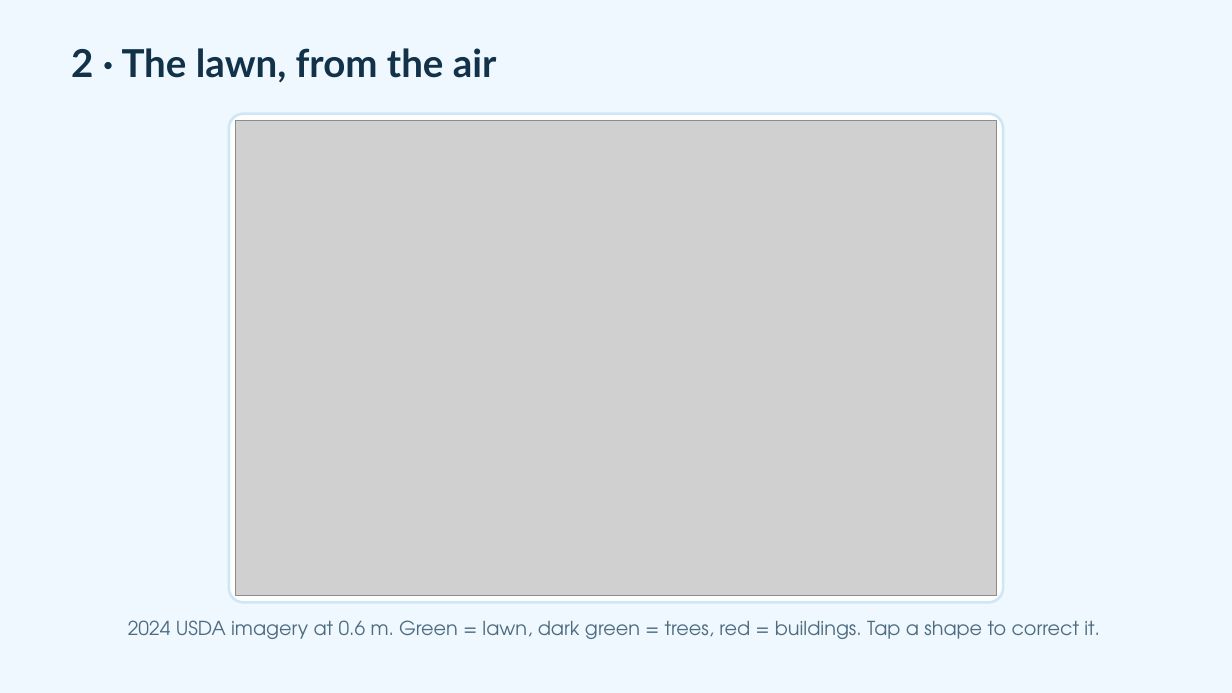
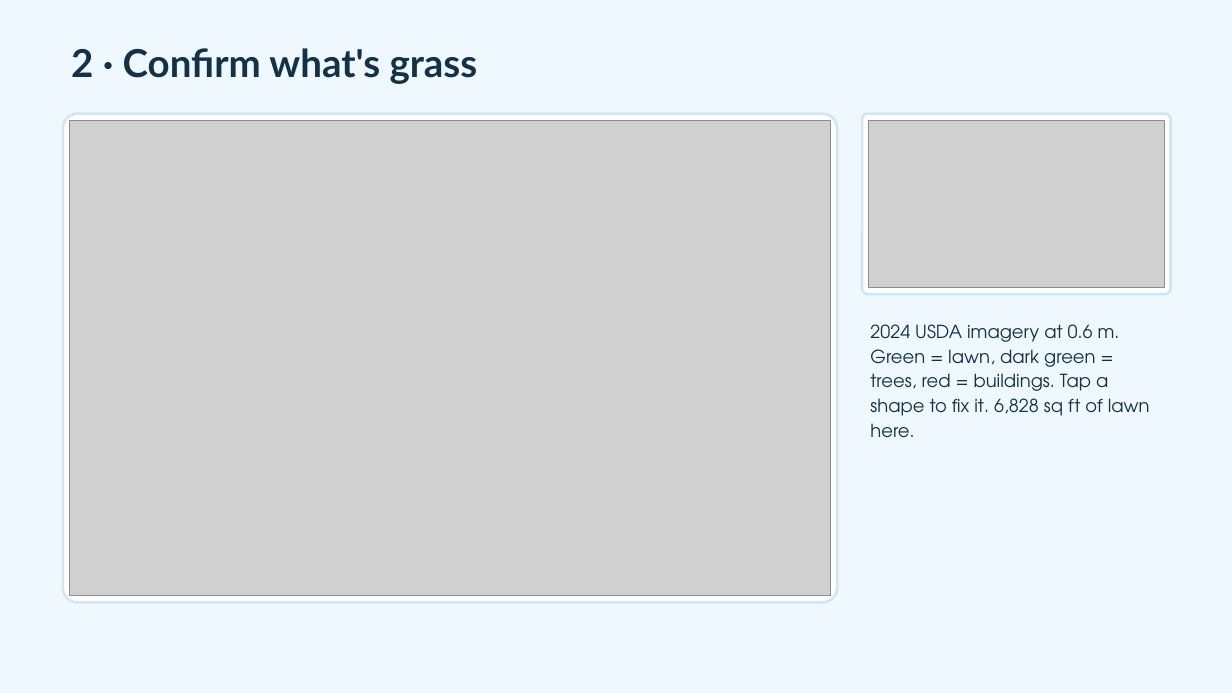
Before and after one commit to adamfortuna/overwatering, a slide deck: slide 14 of docs/pitch/overwatering.pptx (slide 15 before the commit). Drawn at 1232x693 pixels with LibreOffice and Linux fonts; fonts in the diff are those of the drawing; grey boxes stand for pictures. Boxes give left, top, right and bottom in pixels: in the first picture for what was removed or moved away, otherwise in the second. Text is boxed around its words. In the diff, an @@ line names an element or a change of style, - is before the commit and + after.

```diff
--- a/docs/pitch/overwatering.pptx
+++ b/docs/pitch/overwatering.pptx
@@ text at (71,48,478,84): text changed @@
-2 · The lawn, from the air
+2 · Confirm what's grass
@@ rounded rectangle: place and size @@
-rounded rectangle at (229,114,1004,603)
+rounded rectangle at (63,114,837,603)
@@ rounded rectangle added at (862,114,1171,294), fill #FFFFFF, outline #CFE6F5 2 pt @@
@@ picture: place and size @@
-picture at (236,120,997,596)
+picture at (69,120,831,596)
@@ picture added at (869,120,1165,287) @@
@@ text at (870,324,1150,437): text changed; size 15 to 14 pt; text colour #4F6B80 to #12324A @@
-2024 USDA imagery at 0.6 m. Green = lawn, dark green = trees, red = buildings. Tap a shape to correct it.
+2024 USDA imagery at 0.6 m. Green = lawn, dark green = trees, red = buildings. Tap a shape to fix it. 6,828 sq ft of lawn here.
```
Also in this commit, not shown: 14 other slides changed, 7 slides added, 8 slides removed, 30 other files.
